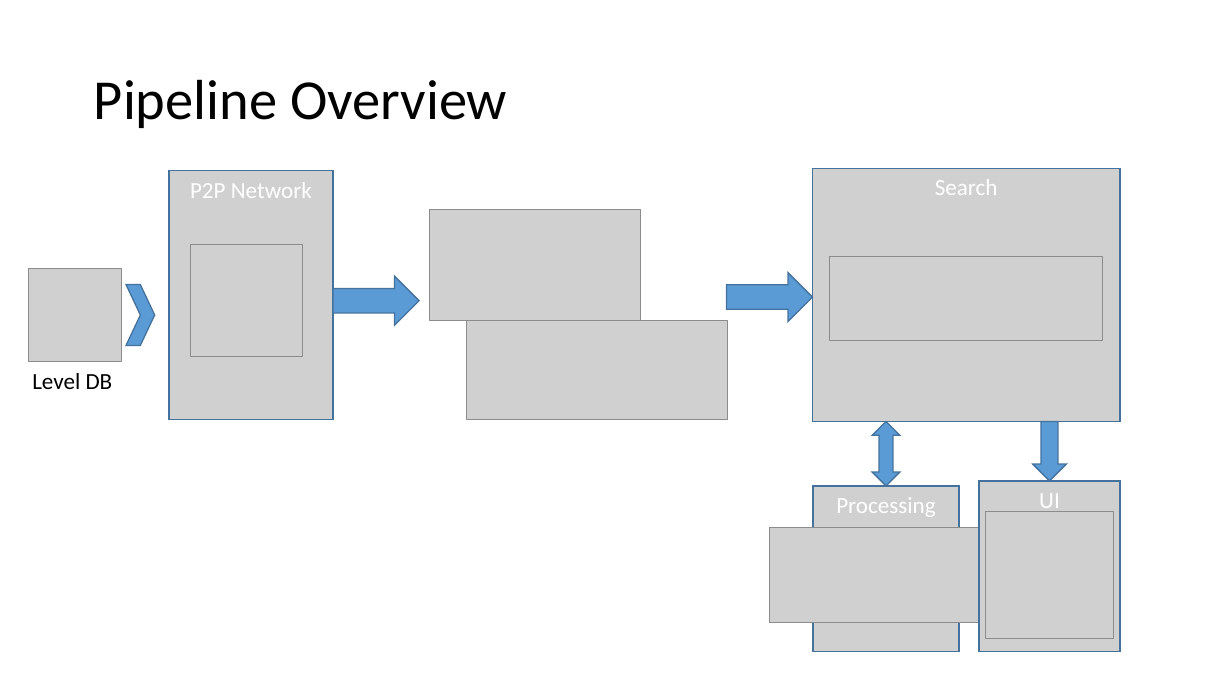
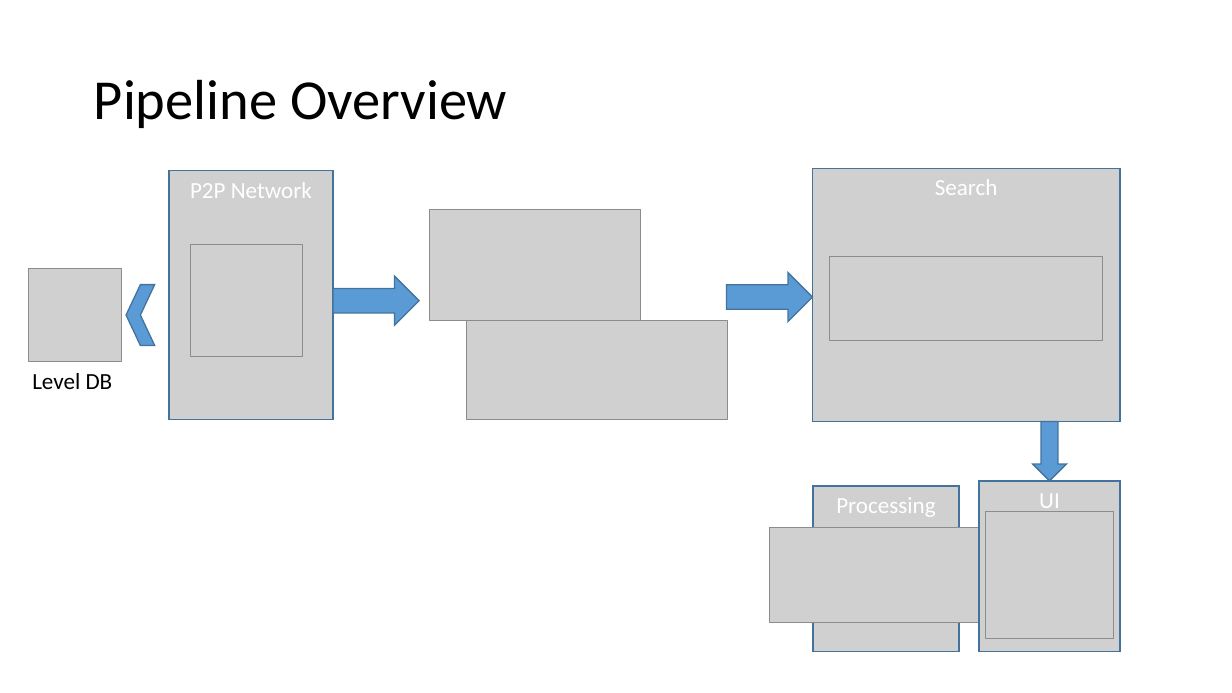
Before and after one commit to igorbarinov/blockchainnow, a slide deck: slide 6 of presentation/blockchain_now.pptx. Drawn at 1232x693 pixels with LibreOffice and Linux fonts; fonts in the diff are those of the drawing; grey boxes stand for pictures; background and template pictures are left out. Boxes give left, top, right and bottom in pixels: in the first picture for what was removed or moved away, otherwise in the second. Text is boxed around its words. In the diff, an @@ line names an element or a change of style, - is before the commit and + after.

```diff
--- a/presentation/blockchain_now.pptx
+++ b/presentation/blockchain_now.pptx
@@ chevron at (x1=126, y1=285, x2=154, y2=346): rotation 0 to 180 degrees @@
@@ up down arrow removed at (x1=872, y1=421, x2=900, y2=486) @@
```
Also in this commit, not shown: 7 other slides changed, 4 other files.
